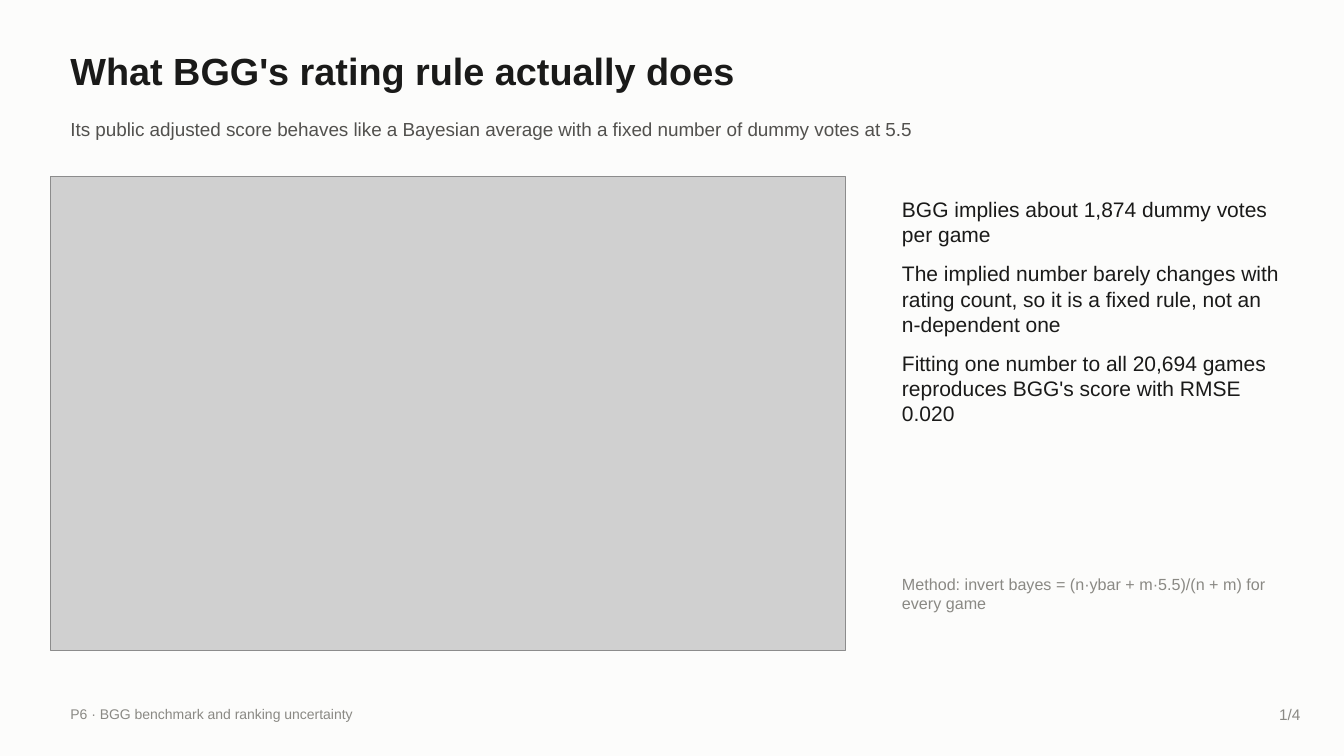
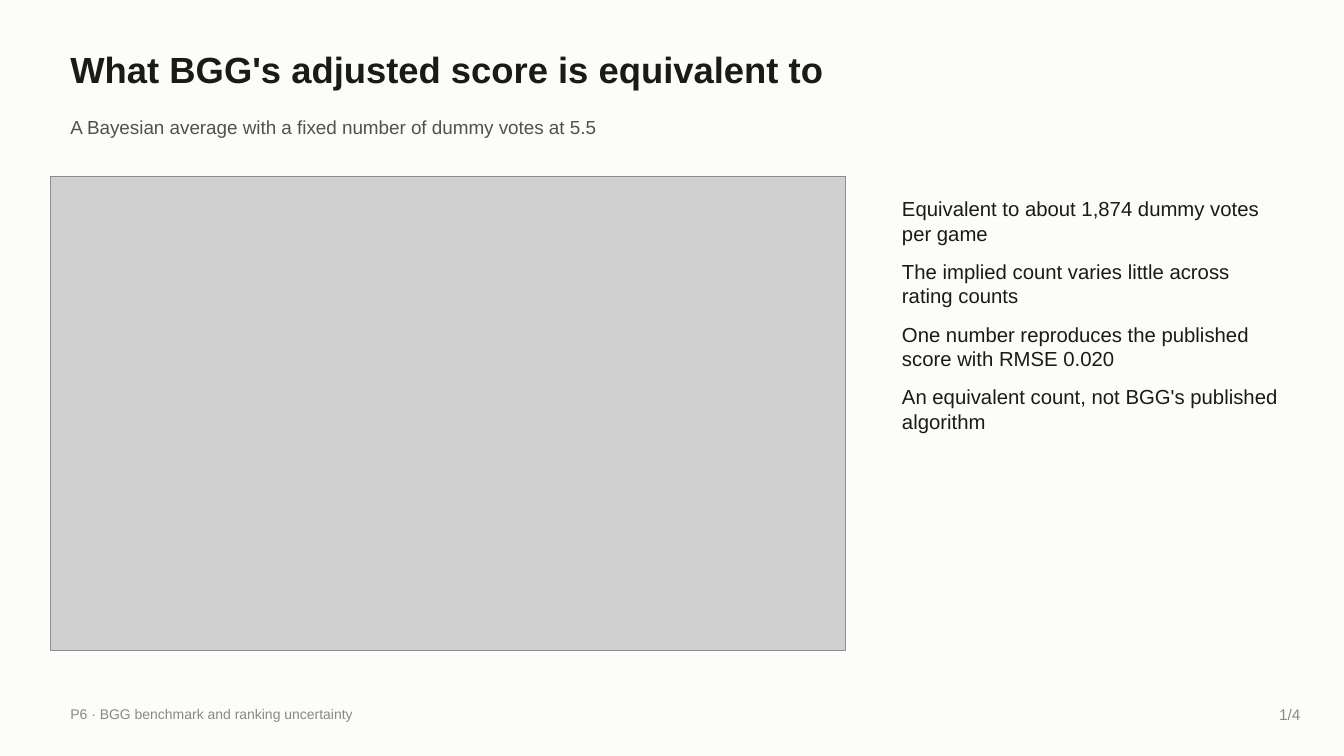
Before and after one commit to iwanttosleeeep/bayesian-boardgame-ratings, a slide deck: slide 1 of slides/P6_slides.pptx. Drawn at 1344x756 pixels with LibreOffice and Linux fonts; fonts in the diff are those of the drawing; grey boxes stand for pictures. Boxes give left, top, right and bottom in pixels: in the first picture for what was removed or moved away, otherwise in the second. Text is boxed around its words. In the diff, an @@ line names an element or a change of style, - is before the commit and + after.

```diff
--- a/slides/P6_slides.pptx
+++ b/slides/P6_slides.pptx
@@ text at (70, 56, 823, 91): text changed; size 27 to 26 pt @@
-What BGG's rating rule actually does
+What BGG's adjusted score is equivalent to
@@ text at (70, 120, 596, 138): text changed @@
-Its public adjusted score behaves like a Bayesian average with a fixed number of dummy votes at 5.5
+A Bayesian average with a fixed number of dummy votes at 5.5
@@ text at (902, 201, 1277, 434): text changed; size 15 to 14.5 pt @@
-BGG implies about 1,874 dummy votes per game
-The implied number barely changes with rating count, so it is a fixed rule, not an n-dependent one
-Fitting one number to all 20,694 games reproduces BGG's score with RMSE 0.020
+Equivalent to about 1,874 dummy votes per game
+The implied count varies little across rating counts
+One number reproduces the published score with RMSE 0.020
+An equivalent count, not BGG's published algorithm
@@ text removed at (902, 578, 1265, 612) @@
-Method: invert bayes = (n·ybar + m·5.5)/(n + m) for every game
```
Also in this commit, not shown: 2 other slides changed, 1 slide added, 2 slides removed, 14 other files.
